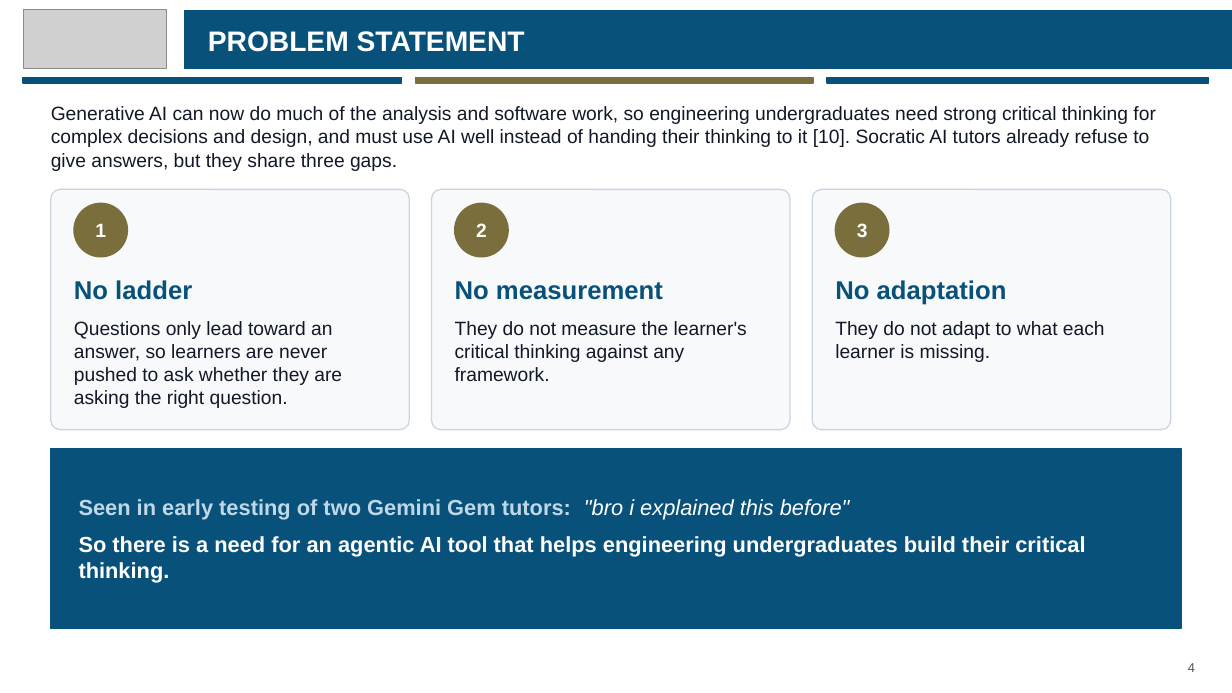
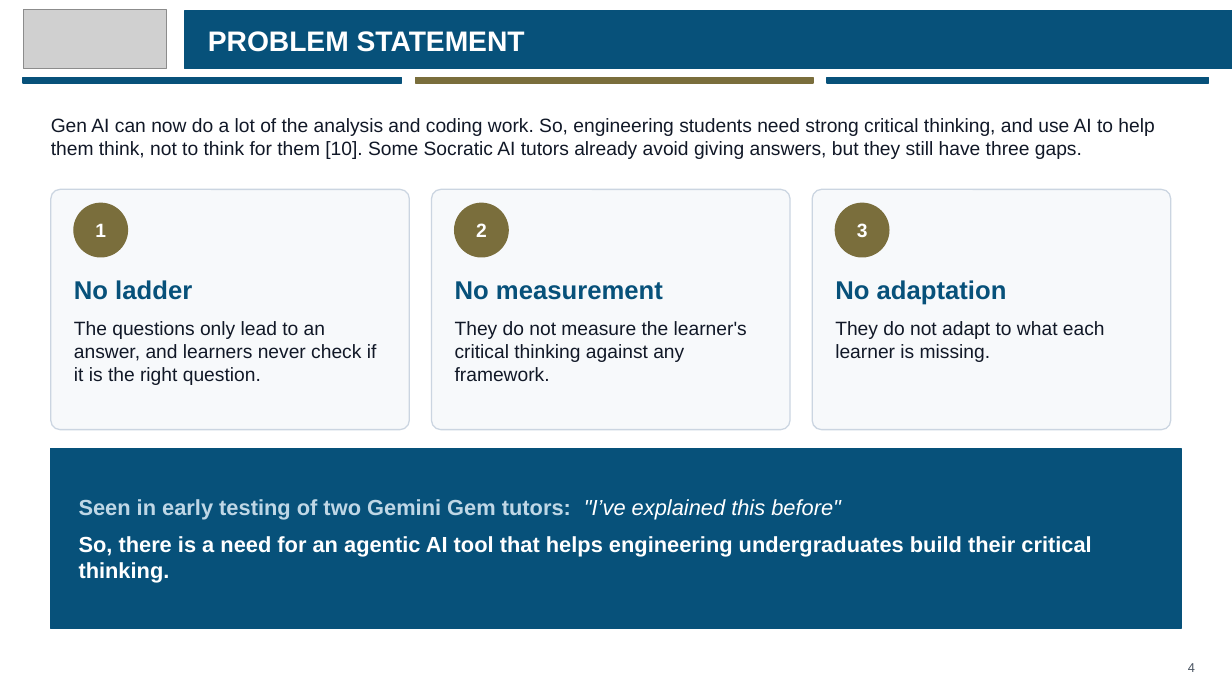
Before and after one commit to eusoffamir/Socratic-AI, a slide deck: slide 4 of docs/defence/Socratic AI Proposal Defence.pptx. Drawn at 1232x693 pixels with LibreOffice and Linux fonts; fonts in the diff are those of the drawing; grey boxes stand for pictures. Boxes give left, top, right and bottom in pixels: in the first picture for what was removed or moved away, otherwise in the second. Text is boxed around its words. In the diff, an @@ line names an element or a change of style, - is before the commit and + after.

```diff
--- a/docs/defence/Socratic AI Proposal Defence.pptx
+++ b/docs/defence/Socratic AI Proposal Defence.pptx
@@ text at box(51, 118, 1154, 159): text changed @@
-Generative AI can now do much of the analysis and software work, so engineering undergraduates need strong critical thinking for complex decisions and design, and must use AI well instead of handing their thinking to it [10]. Socratic AI tutors already refuse to give answers, but they share three gaps.
+Gen AI can now do a lot of the analysis and coding work. So, engineering students need strong critical thinking, and use AI to help them think, not to think for them [10]. Some Socratic AI tutors already avoid giving answers, but they still have three gaps.
@@ text at box(74, 321, 377, 385): text changed @@
-Questions only lead toward an answer, so learners are never pushed to ask whether they are asking the right question.
+The questions only lead to an answer, and learners never check if it is the right question.
@@ text at box(79, 499, 1091, 583): text changed @@
-Seen in early testing of two Gemini Gem tutors: "bro i explained this before"
-So there is a need for an agentic AI tool that helps engineering undergraduates build their critical thinking.
+Seen in early testing of two Gemini Gem tutors: "I’ve explained this before"
+So, there is a need for an agentic AI tool that helps engineering undergraduates build their critical thinking.
```
Also in this commit, not shown: 12 other slides changed, 1 slide added, 2 other files.
